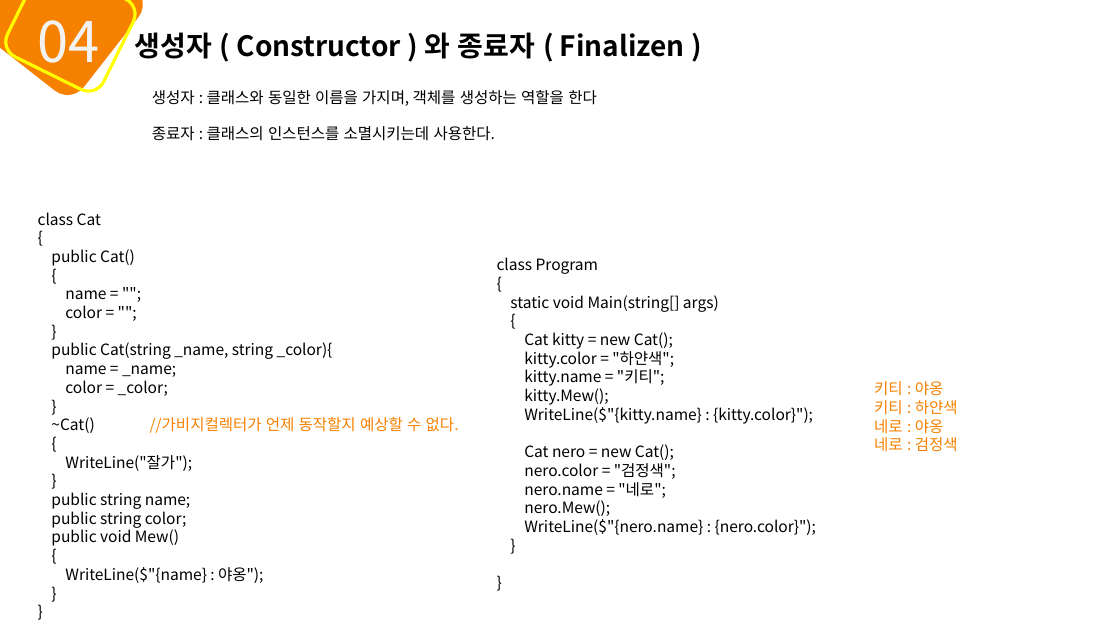
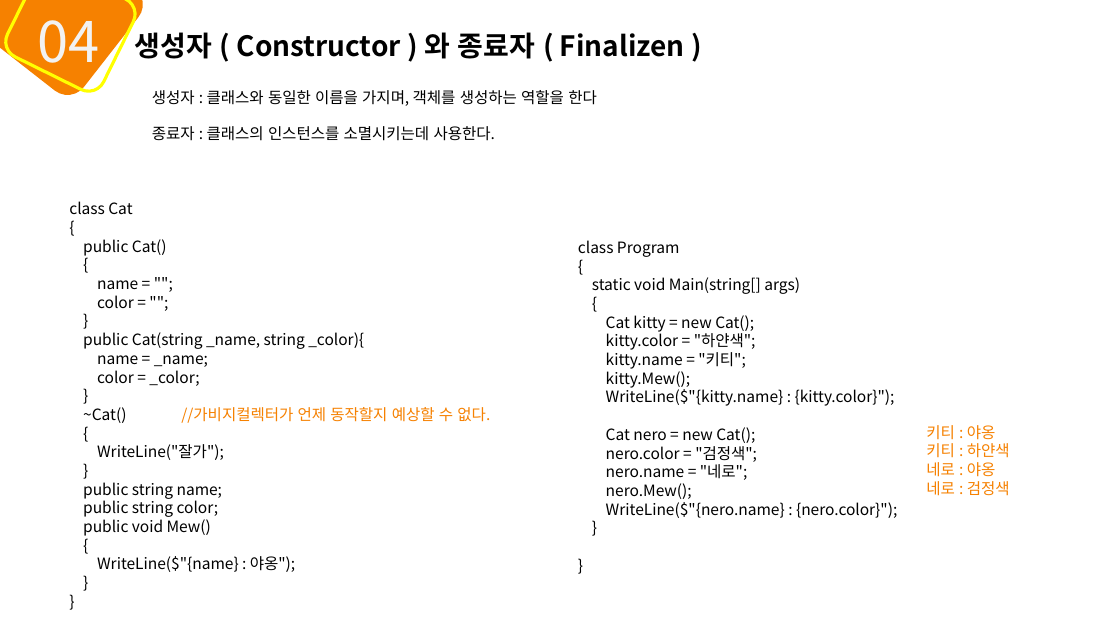
Before and after one commit to mins1119/C-, a slide deck: slide 33 of 2주차.pptx. Drawn at 1120x630 pixels with LibreOffice and Linux fonts; fonts in the diff are those of the drawing. Boxes give left, top, right and bottom in pixels: in the first picture for what was removed or moved away, otherwise in the second. Text is boxed around its words. In the diff, an @@ line names an element or a change of style, - is before the commit and + after.

```diff
--- a/2주차.pptx
+++ b/2주차.pptx
@@ text "class Cat" moved from (x1=38, y1=212, x2=459, y2=583) to (x1=69, y1=201, x2=490, y2=572) @@
@@ text "class Program" moved from (x1=497, y1=257, x2=816, y2=535) to (x1=578, y1=240, x2=897, y2=518) @@
@@ text "키티 : 야옹" moved from (x1=874, y1=381, x2=958, y2=452) to (x1=926, y1=425, x2=1010, y2=496) @@
```
Also in this commit, not shown: 24 other slides changed.
